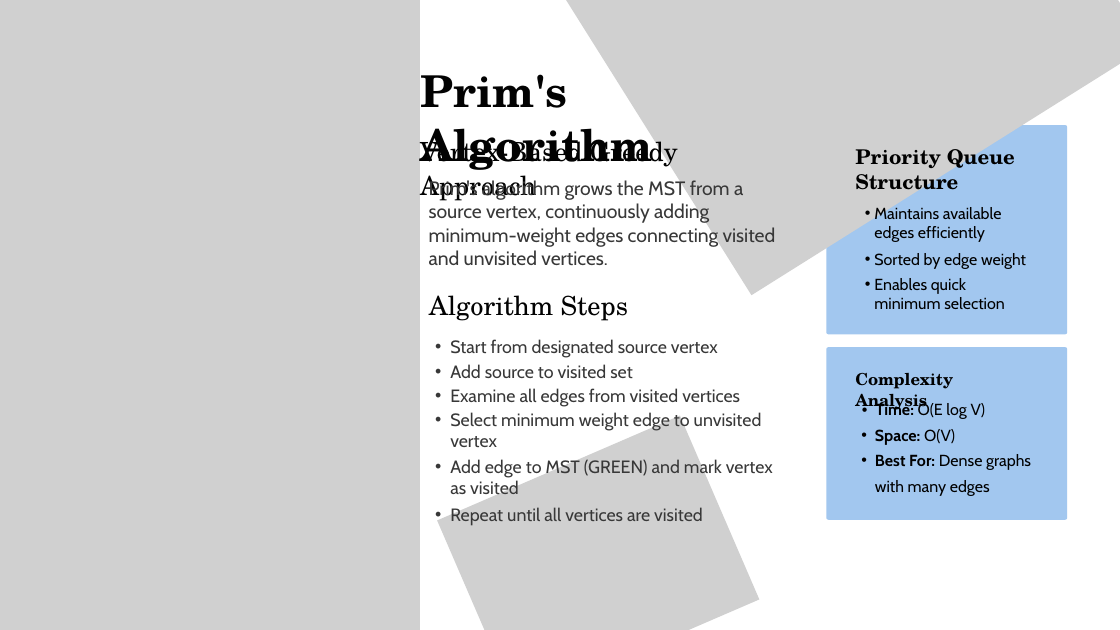
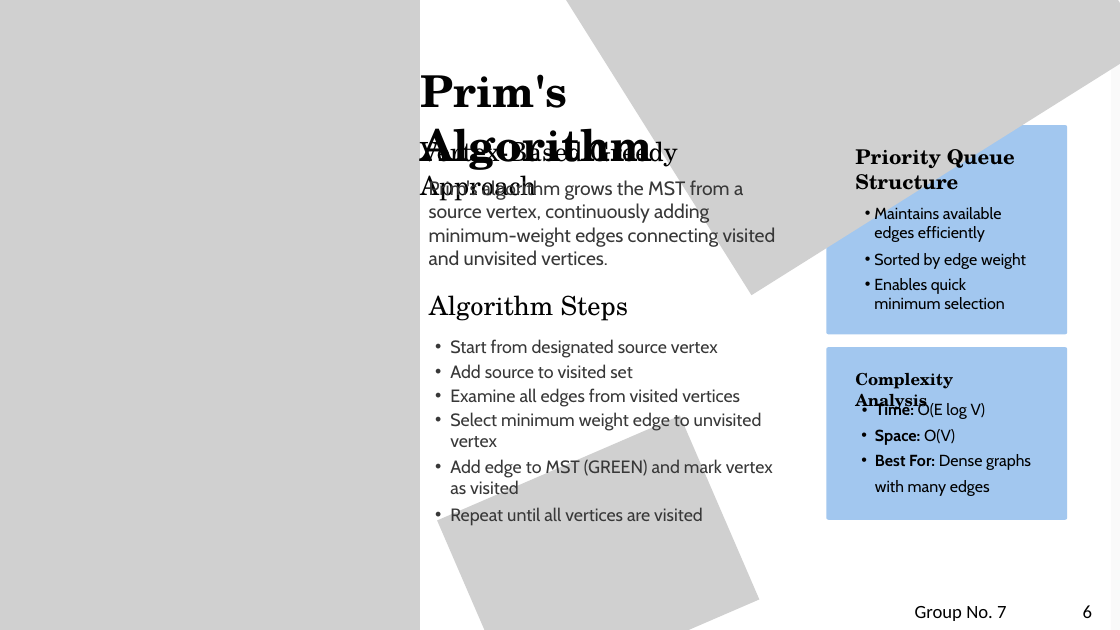
Before and after one commit to Yogi1107/FS_AAC_Project, a slide deck: slide 6 of MST-Visualizer.pptx.pptx. Drawn at 1120x630 pixels with LibreOffice and Linux fonts; fonts in the diff are those of the drawing; grey boxes stand for pictures. Boxes give left, top, right and bottom in pixels: in the first picture for what was removed or moved away, otherwise in the second. Text is boxed around its words. In the diff, an @@ line names an element or a change of style, - is before the commit and + after.

```diff
--- a/MST-Visualizer.pptx.pptx
+++ b/MST-Visualizer.pptx.pptx
@@ freeform shape: place and size @@
-freeform shape at [0,0,1120,630]
+freeform shape at [0,0,1110,630]
@@ text added at [915,605,1092,621], 24 pt, text #000000 @@
+Group No. 7 6
```
Also in this commit, not shown: 4 other slides changed, 3 other files.
